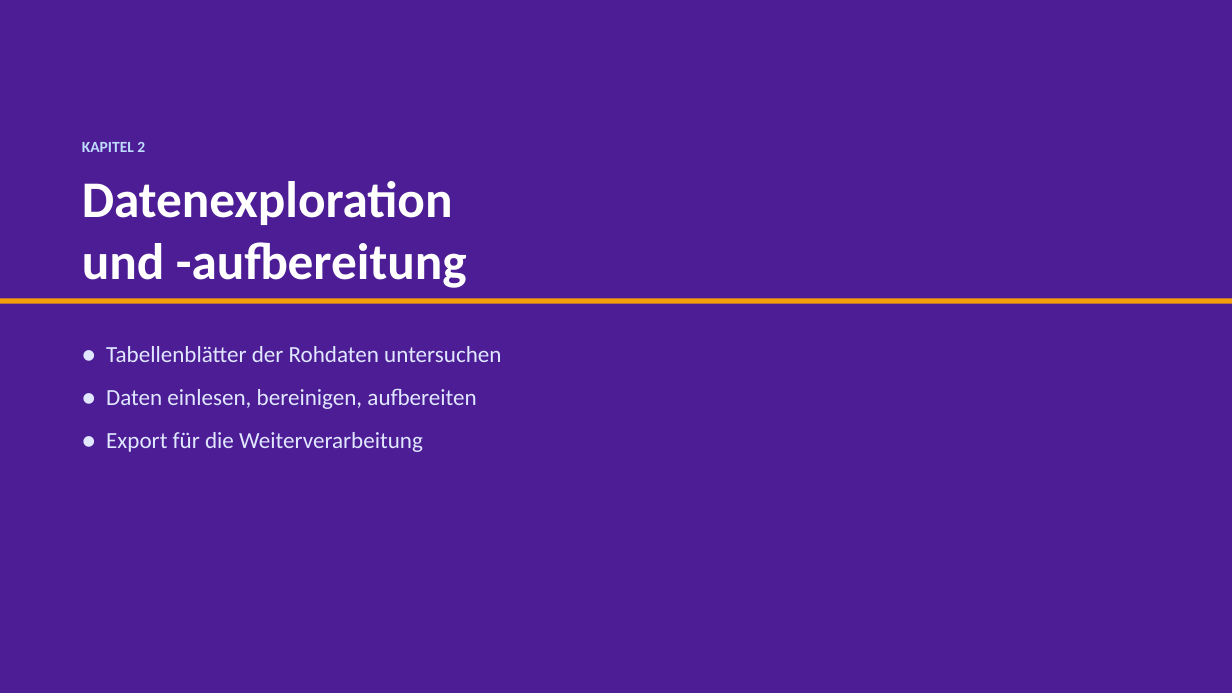
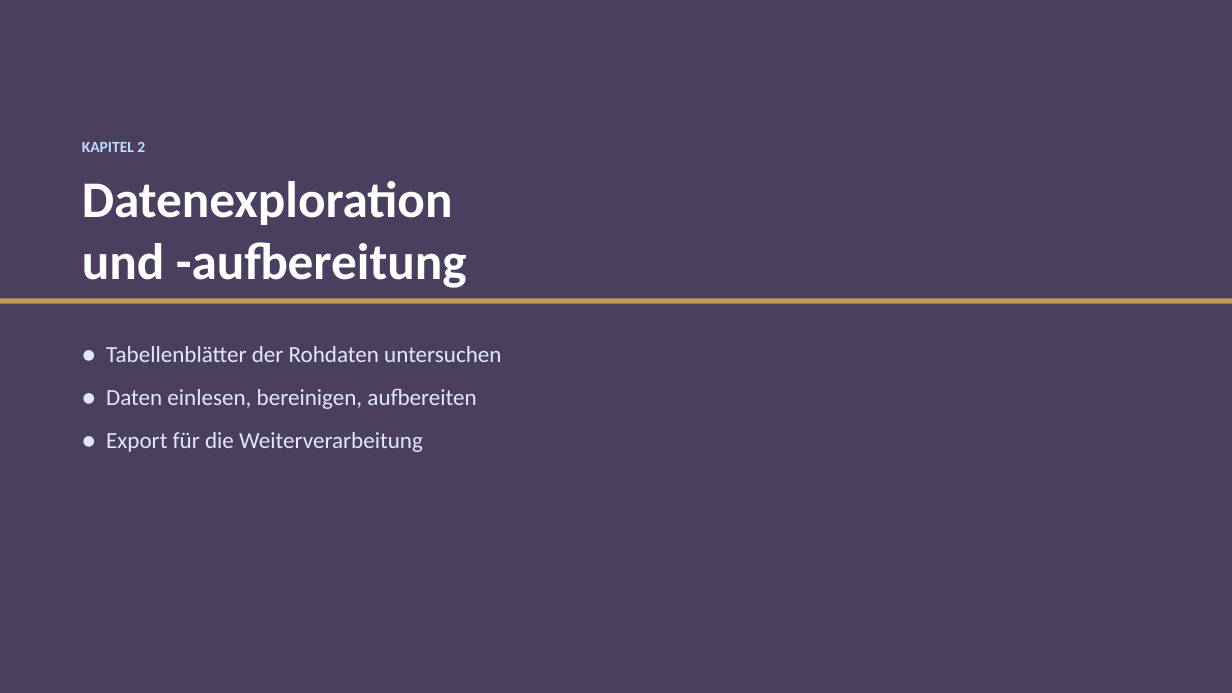
Before and after one commit to eufunk/arbeitsmarkt-regensburg, a slide deck: slide 6 of Dok/Projektpraesentation.pptx. Drawn at 1232x693 pixels with LibreOffice and Linux fonts; fonts in the diff are those of the drawing. Boxes give left, top, right and bottom in pixels: in the first picture for what was removed or moved away, otherwise in the second. Text is boxed around its words. In the diff, an @@ line names an element or a change of style, - is before the commit and + after.

```diff
--- a/Dok/Projektpraesentation.pptx
+++ b/Dok/Projektpraesentation.pptx
@@ background #4C1D95 to #4A3F5E @@
@@ rectangle at (0, 298, 1231, 304): fill #F59E0B to #C79A56 @@
```
Also in this commit, not shown: 29 other slides changed, 35 slides added, 23 other files.
